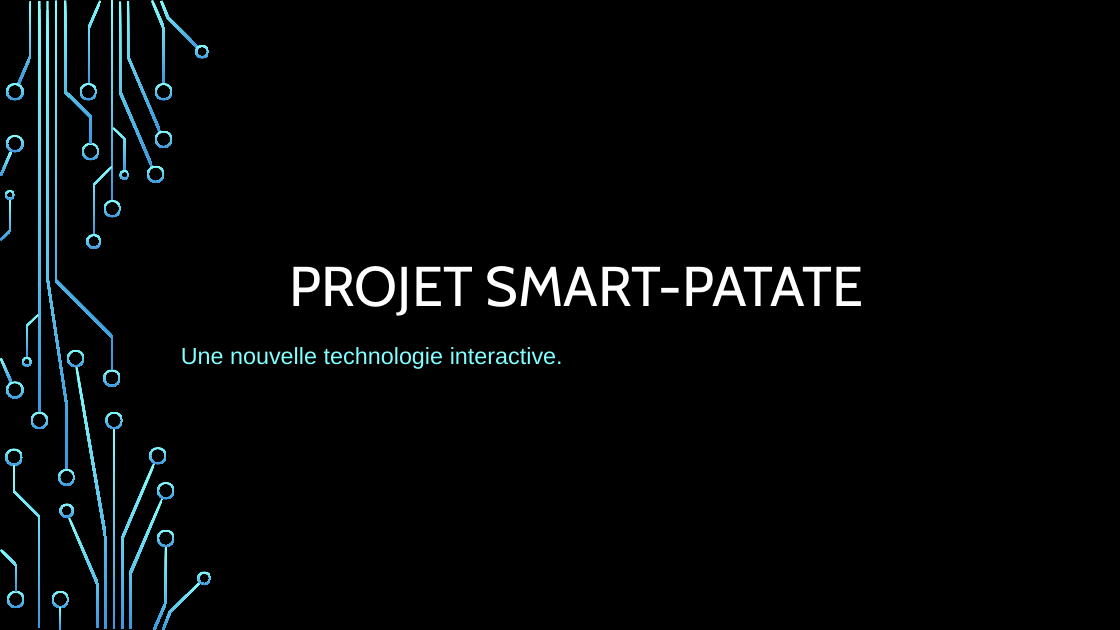
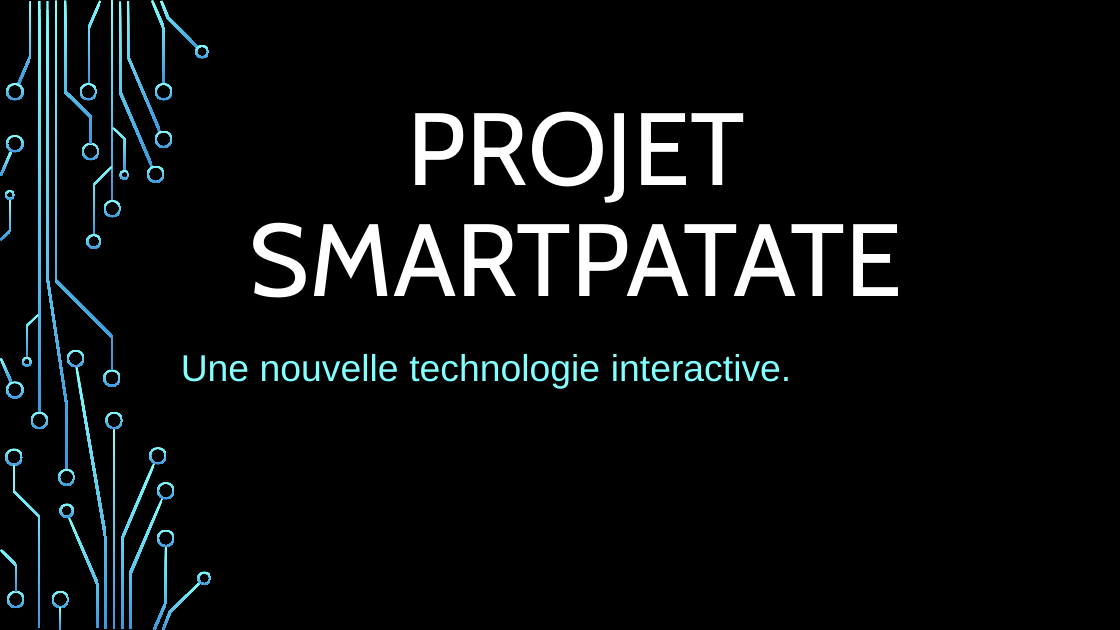
Before and after one commit to AE-L/Projet-SmartPatate, a slide deck: slide 1 of Projet smart-patate.pptx. Drawn at 1120x630 pixels with LibreOffice and Linux fonts; fonts in the diff are those of the drawing; background and template pictures are left out. Boxes give left, top, right and bottom in pixels: in the first picture for what was removed or moved away, otherwise in the second. Text is boxed around its words. In the diff, an @@ line names an element or a change of style, - is before the commit and + after.

```diff
--- a/Projet smart-patate.pptx
+++ b/Projet smart-patate.pptx
@@ title at (250, 111, 902, 298): text changed; size 48 to 88 pt @@
-PROJET SMART-PATATE
+PROJET SMARTPATATE
@@ subtitle "Une nouvelle technologie interactive." at (181, 354, 791, 389): size 20 to 32 pt @@
```
Also in this commit, not shown: 4 other slides changed, 1 slide added, 1 other file.
